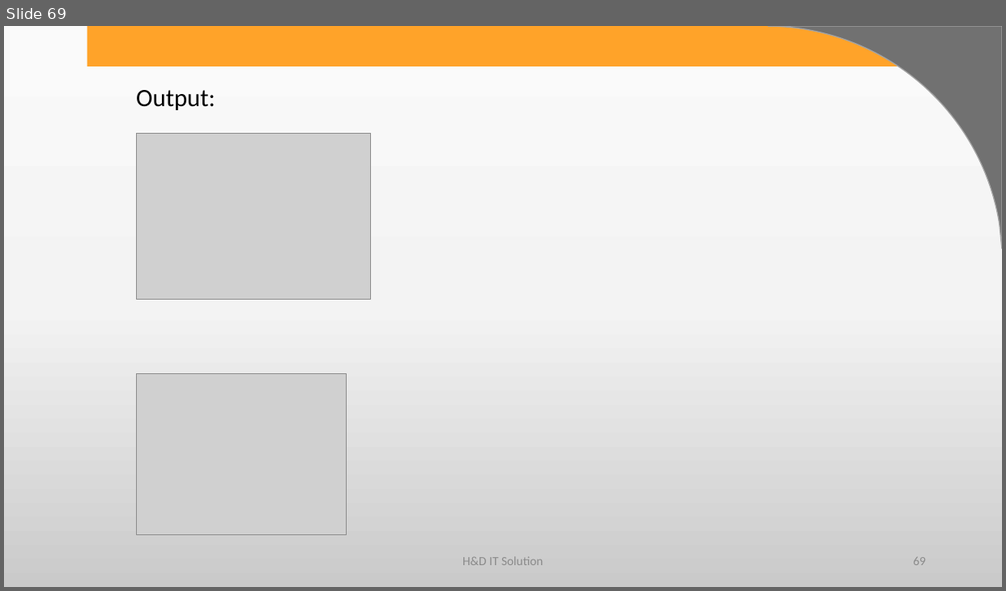
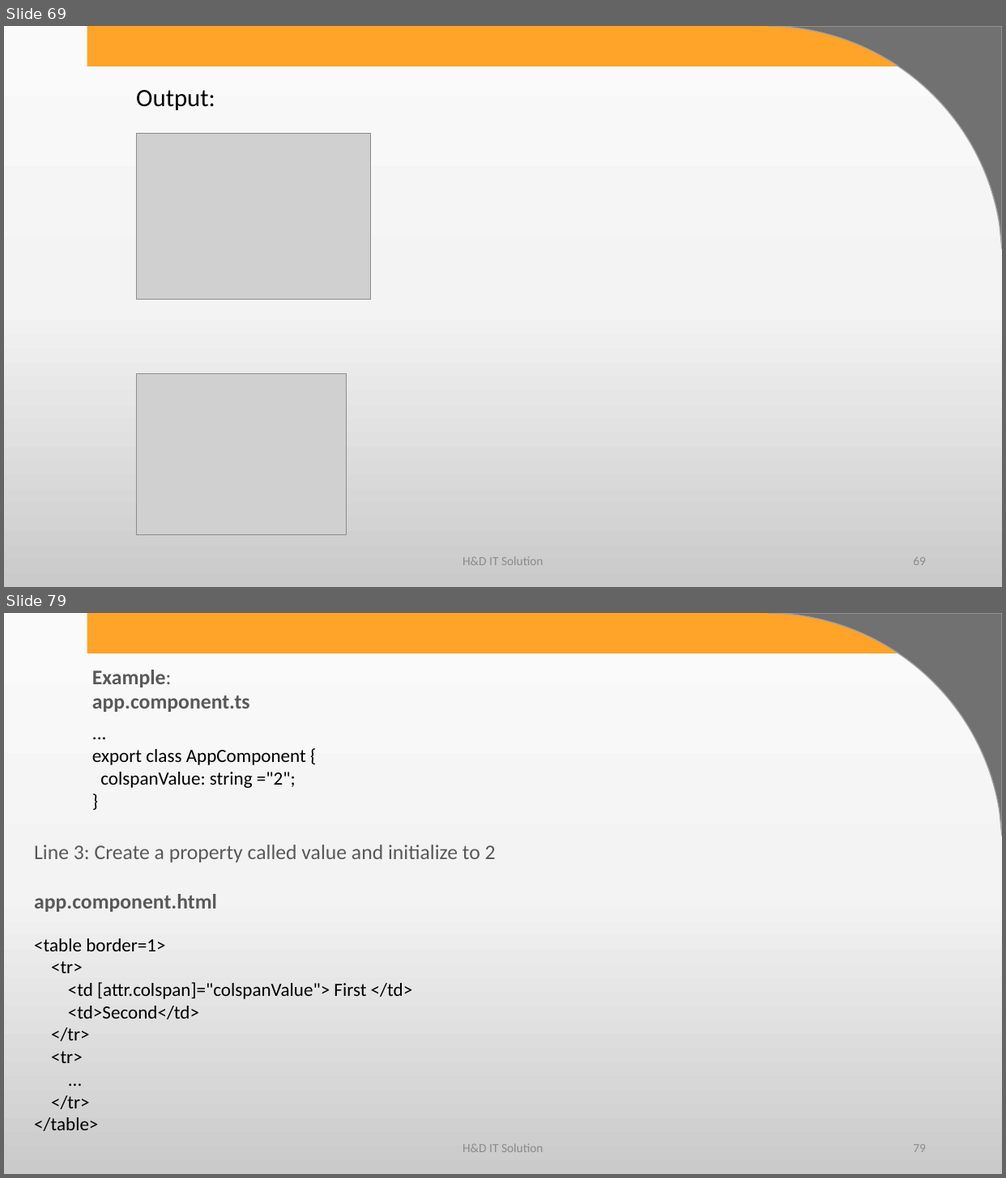
Before and after one commit to harshadasawant/infiniteAngular, a slide deck: ppt/ANGULAR.pptx. Shown one above the other, each under a label of ours: slide 69 before the commit, slides 69 and 79 after it; the slides between them are not shown. The pictures are 1006x591 and 1006x1178 pixels, drawn with LibreOffice and Linux fonts; fonts in the diff are those of the drawing; grey boxes stand for pictures; background and template pictures are left out. Boxes give left, top, right and bottom in pixels: in the first picture for what was removed or moved away, otherwise in the second. Text is boxed around its words. In the diff, an @@ line names an element or a change of style, - is before the commit and + after.

```diff
--- a/ppt/ANGULAR.pptx
+++ b/ppt/ANGULAR.pptx
@@ slide 79 added at [4, 613, 1002, 1174], background gradient #FBFBFB to #F4F4F4 to #CBCBCB; not listed: 2 template elements that a slide beside it also shows @@
@@ text added at [92, 670, 250, 712], 20 pt, text #595959, bold @@
+Example:
+app.component.ts
@@ text added at [92, 749, 306, 788], 18 pt, text #000000 @@
+...
+export class AppComponent {
+colspanValue: string ="2";
+}
@@ text added at [34, 845, 496, 912], 20 pt, text #595959 @@
+Line 3: Create a property called value and initialize to 2
+app.component.html
@@ text added at [34, 939, 413, 1131], 18 pt, text #000000 @@
+<table border=1>
+<tr>
+<td [attr.colspan]="colspanValue"> First </td>
+<td>Second</td>
+</tr>
+<tr>
+...
+</tr>
+</table>
@@ text added at [462, 1144, 543, 1152], 12 pt, text #8C8C8C @@
+H&D IT Solution
@@ page number added at [913, 1144, 926, 1152], 12 pt, text #8C8C8C @@
+79
```
Also in this commit, not shown: 37 other slides added, 6 other files.
